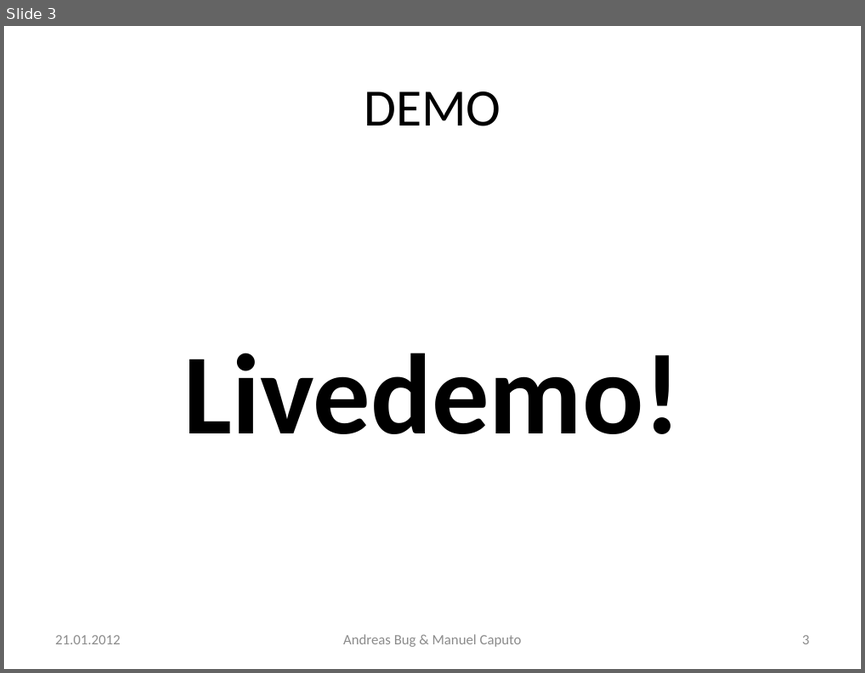
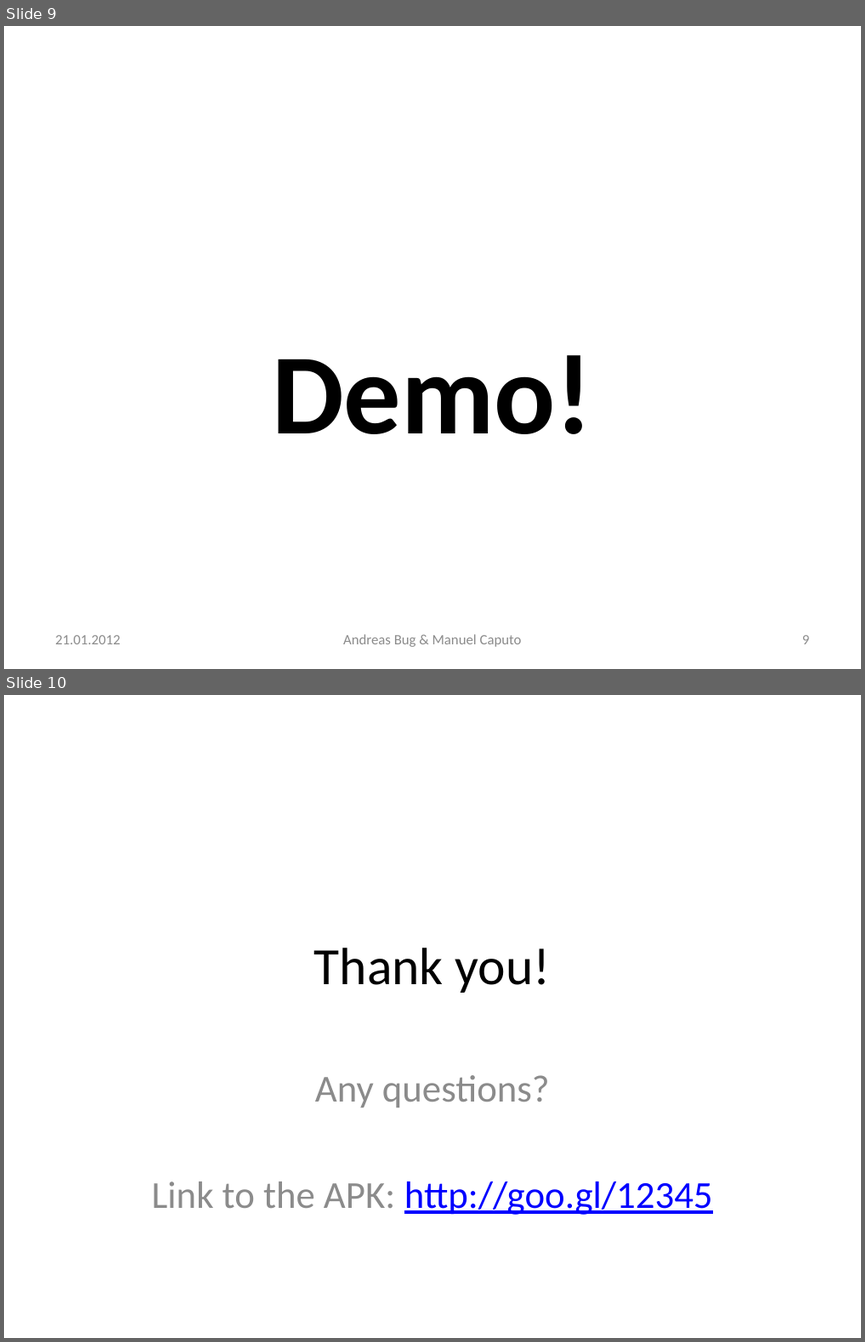
Before and after one commit to n0rf/htwg-grade-app, a slide deck: docs/notenapp-praesi.pptx. Shown one above the other, each under a label of ours: slide 3 before the commit, slides 9 and 10 after it. The pictures are 865x673 and 865x1342 pixels, drawn with LibreOffice and Linux fonts; fonts in the diff are those of the drawing. Boxes give left, top, right and bottom in pixels: in the first picture for what was removed or moved away, otherwise in the second. Text is boxed around its words. In the diff, an @@ line names an element or a change of style, - is before the commit and + after.

```diff
--- a/docs/notenapp-praesi.pptx
+++ b/docs/notenapp-praesi.pptx
@@ slide 10 added at <box>4,695,861,1338</box>, background #FFFFFF @@
@@ title added at <box>314,947,551,993</box>, 44 pt, text #000000 @@
+Thank you!
@@ subtitle added at <box>152,1075,713,1214</box>, 32 pt, text #8C8C8C @@
+Any questions?
+Link to the APK: http://goo.gl/12345
@@ what was slide 3 is now slide 9 @@
@@ slide 9 changed as well @@
@@ title removed at <box>364,91,500,126</box> @@
-DEMO
@@ text at <box>272,355,592,434</box>: text changed @@
-Livedemo!
+Demo!
@@ page number at <box>802,635,809,644</box>: text changed @@
-3
+9
```
Also in this commit, not shown: 2 other slides changed, 6 other slides added, 1 slide removed.
